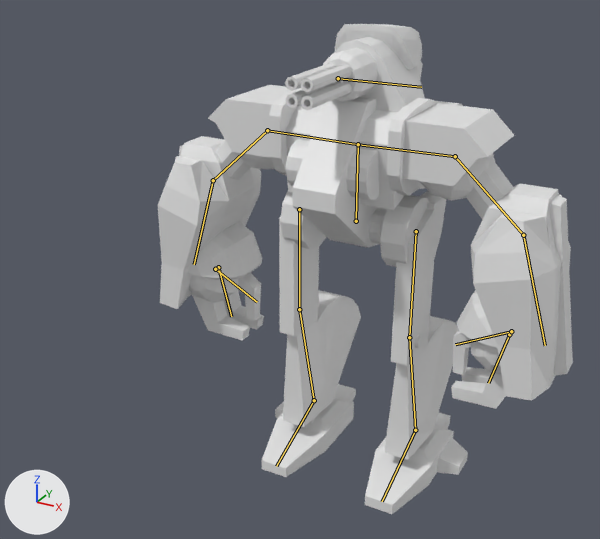
Before and after pictures for a commit that changed the Blender file Assets/Models/npc_sec2bot.blend.
The view is the same before and after, from a camera (50 mm lens) standing at (42.1, -92.7, 74.4) and looking at (-3.1, -10.7, 33.4). The axes (+X, +Y, +Z) are drawn at lower left. The lights are the same throughout. Both versions are drawn at frame 43 of the action 'ArmatureAction'; the numbers are the values there. The bones that bend it are drawn over the model as lines.
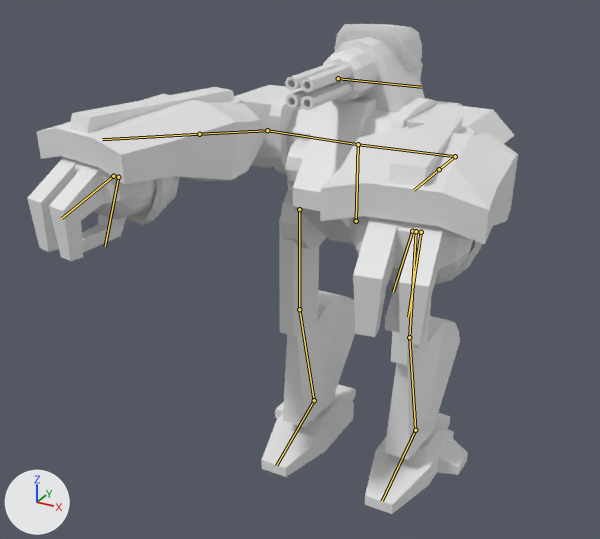
What the commit changed:
Bone 'LeftArmIK' (bone_leftarmik) moves from (0.0, 0.0, 0.0) to (-0.79, -2.61, 2.55).
Bone 'RightArmIK' (bone_rightarmik) moves from (0.0, 0.0, 0.0) to (0.74, -2.61, 2.55).
Bone 'RightElbow' (bone_rightelbow) moves from (0.0, 0.0, 0.0) to (3.05, 1.48, 0.0).
Bone 'LeftElbow' (bone_leftelbow) moves from (0.0, 0.0, 0.0) to (-3.05, 1.55, 0.0).

Location of each change, [x1, y1, x2, y2] in pixels of the pictures (600 x 539 px):
'Cube', posed (18% wider)
    before: [158, 24, 573, 514]
    after: [27, 24, 518, 514]
